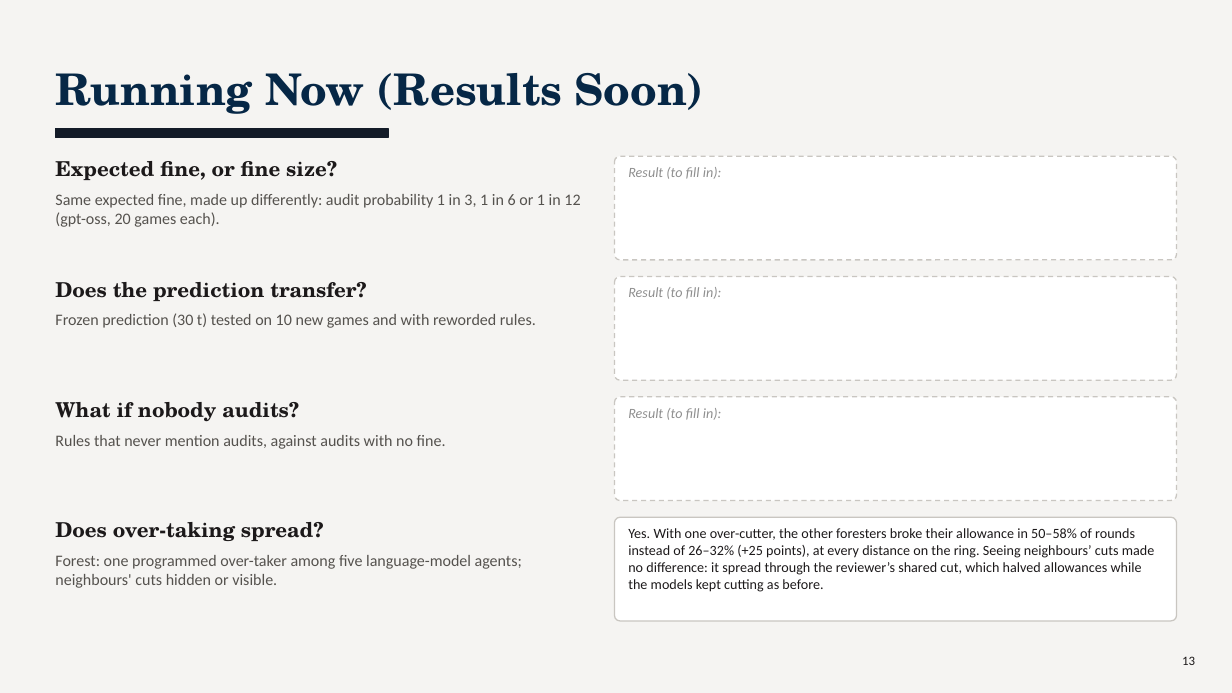
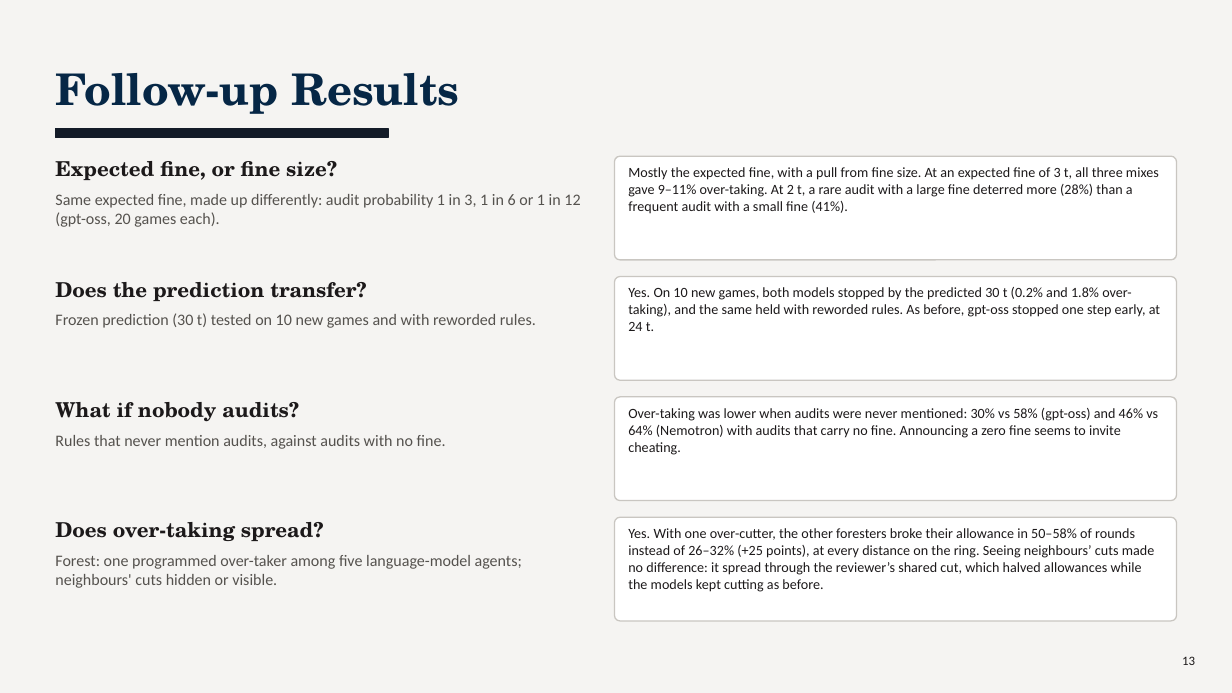
Before and after one commit to TallowCatch/invasion-commons, a slide deck: slide 13 of notes/slides/2026-10-13_phd_catchup/phd_catchup_2026-10-13.pptx. Drawn at 1232x693 pixels with LibreOffice and Linux fonts; fonts in the diff are those of the drawing. Boxes give left, top, right and bottom in pixels: in the first picture for what was removed or moved away, otherwise in the second. Text is boxed around its words. In the diff, an @@ line names an element or a change of style, - is before the commit and + after.

```diff
--- a/notes/slides/2026-10-13_phd_catchup/phd_catchup_2026-10-13.pptx
+++ b/notes/slides/2026-10-13_phd_catchup/phd_catchup_2026-10-13.pptx
@@ text at bbox=[55, 73, 459, 114]: text changed @@
-Running Now (Results Soon)
+Follow-up Results
@@ text at bbox=[628, 167, 1159, 214]: text changed; text colour #8F8F8F to #1C191A; italic off @@
-Result (to fill in):
+Mostly the expected fine, with a pull from fine size. At an expected fine of 3 t, all three mixes gave 9–11% over-taking. At 2 t, a rare audit with a large fine deterred more (28%) than a frequent audit with a small fine (41%).
@@ text at bbox=[628, 287, 1160, 331]: text changed; text colour #8F8F8F to #1C191A; italic off @@
-Result (to fill in):
+Yes. On 10 new games, both models stopped by the predicted 30 t (0.2% and 1.8% over-taking), and the same held with reworded rules. As before, gpt-oss stopped one step early, at 24 t.
@@ outline #C9C6C1 1 pt dashed to #C9C6C1 1 pt in 3 elements at bbox=[615, 156, 1177, 260], bbox=[615, 276, 1177, 380], bbox=[615, 396, 1177, 500] @@
@@ text at bbox=[628, 408, 1158, 455]: text changed; text colour #8F8F8F to #1C191A; italic off @@
-Result (to fill in):
+Over-taking was lower when audits were never mentioned: 30% vs 58% (gpt-oss) and 46% vs 64% (Nemotron) with audits that carry no fine. Announcing a zero fine seems to invite cheating.
```
Also in this commit, not shown: 1 other slide changed, 12 other files.
